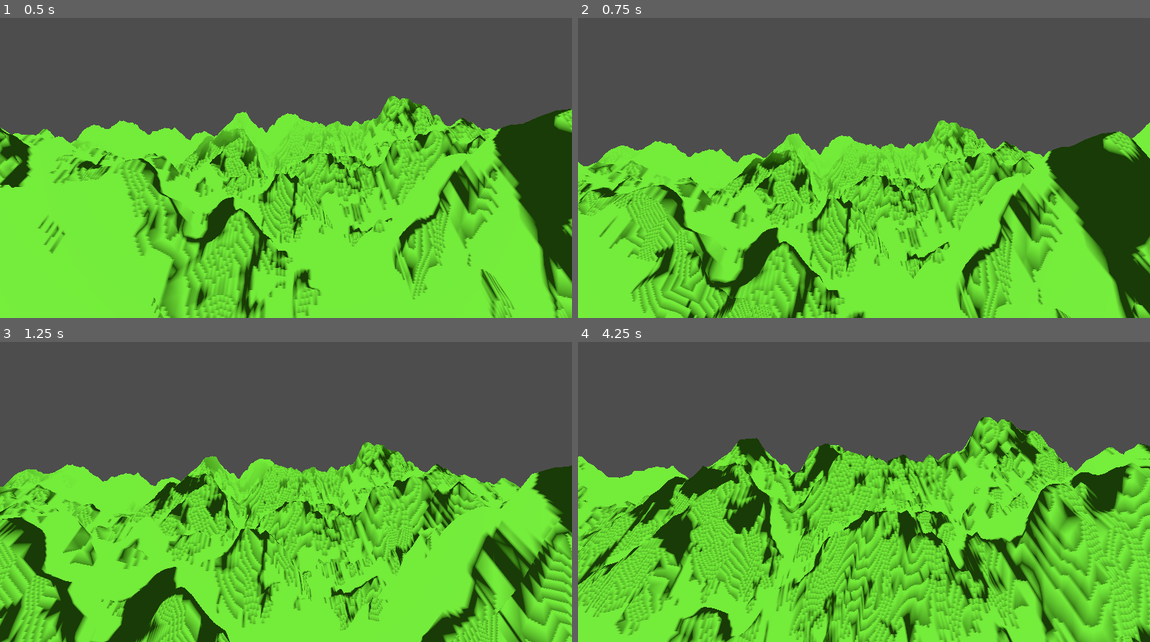
Above: before the commit, frames 1-4 (two rows, left to right).
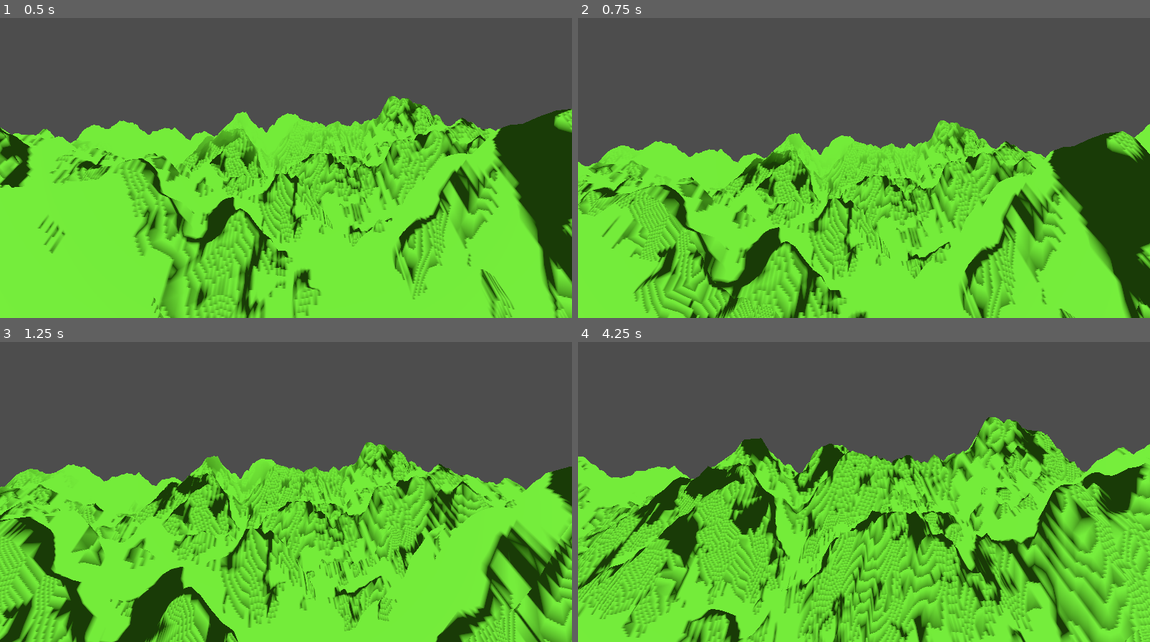
Above: after the commit, the same moments.

Repository: JavierLarre/mesh-generation-demo
Game: Godot game, scene res://scenes/terrain_generation.tscn
The game is run twice, just before and just after one commit, with the same random seed, the same clock (stepped at 60 frames per second) and the same inputs.
Inputs (mouse positions are in pixels of both pictures, inside the frame that each line leads up to):
- Up to frame 1 (0.5 s): no input
- Up to frame 2 (0.75 s): tap Enter at 0.5 s; move the mouse to (892, 156) at 0.52 s; hold Up (ui_up) from 0.53 s (still down)
- Up to frame 3 (1.25 s): keep holding Up (ui_up)
- Up to frame 4 (4.25 s): keep holding Up (ui_up); move the mouse to (835, 483) at 1.27 s; move the mouse to (875, 477) at 2.02 s; move the mouse to (858, 486) at 2.77 s; move the mouse to (904, 486) at 3.52 s

Frame 1 is identical in both runs. In frame 2, 12% of the frame differs, in the area x 0-100%, y 34-100%; in frame 3, 24%; in frame 4, 32%, in the area x 0-100%, y 25-100%.

Commit message:
camera script refactorized

Diff:
--- a/scripts/camera_3d.gd
+++ b/scripts/camera_3d.gd
@@ -6,34 +6,44 @@
 var pitch = 0.0
 
 func _ready():
-	self.position = Vector3(0, 10, 100)
-	self.look_at(Vector3(0, 0, 0), Vector3.UP)
-	# Lock the mouse cursor to the center of the screen
+	position = Vector3(0, 10, 100)
+	look_at(Vector3.ZERO, Vector3.UP)
+	lock_cursor_to_screen_center()
+
+func _input(event):
+	if event is InputEventMouseMotion:
+		look_around(event)
+
+func _process(delta: float):
+	var direction := get_direction_from_input()
+	direction = normalize_and_escalate_direction(direction, delta)
+	translate(direction)
+
+func look_around(event: InputEventMouseMotion):
+	yaw -= event.relative.x * mouse_sensitivity
+	pitch -= event.relative.y * mouse_sensitivity
+	pitch = clampf(pitch, -89, 89)
+	rotation_degrees = Vector3(pitch, yaw, 0)
+
+func lock_cursor_to_screen_center():
 	Input.set_mouse_mode(Input.MOUSE_MODE_CAPTURED)
 
-func _input(event):
-	# Handle mouse motion for looking around
-	if event is InputEventMouseMotion:
-		yaw -= event.relative.x * mouse_sensitivity
-		pitch -= event.relative.y * mouse_sensitivity
-		pitch = clamp(pitch, -89, 89)
-		rotation_degrees = Vector3(pitch, yaw, 0)
+func get_direction_from_input() -> Vector3:
+	var transforms := get_ui_vectors()
+	var direction := Vector3()
+	for ui_input in transforms:
+		if Input.is_action_pressed(ui_input):
+			direction += transforms[ui_input]
+	return direction
 
+func get_ui_vectors() -> Dictionary[String, Vector3]:
+	var transforms: Dictionary[String, Vector3] = {
+		"ui_up": Vector3.FORWARD,
+		"ui_down": Vector3.BACK,
+		"ui_left": Vector3.LEFT,
+		"ui_right": Vector3.RIGHT
+	}
+	return transforms
 
-func _process(delta):
-	var direction = Vector3()
-
-	# Movement controls (WASD)
-	if Input.is_action_pressed("ui_up"):
-		direction -= transform.basis.z
-	if Input.is_action_pressed("ui_down"):
-		direction += transform.basis.z
-	if Input.is_action_pressed("ui_left"):
-		direction -= transform.basis.x
-	if Input.is_action_pressed("ui_right"):
-		direction += transform.basis.x
-
-	# Normalize direction and apply movement
-	if direction.length() > 0:
-		direction = direction.normalized() * speed * delta
-		translate(direction)
+func normalize_and_escalate_direction(direction: Vector3, delta: float) -> Vector3:
+	return direction.normalized() * speed * delta
